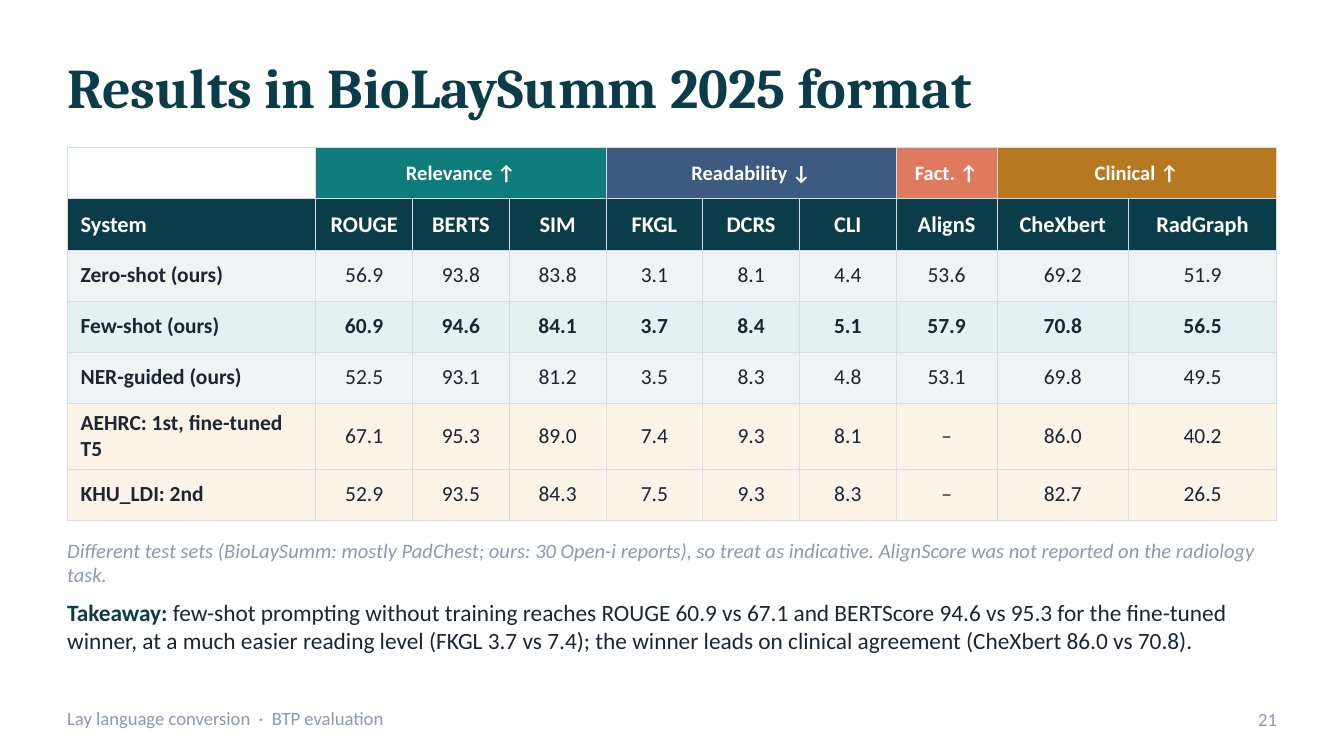
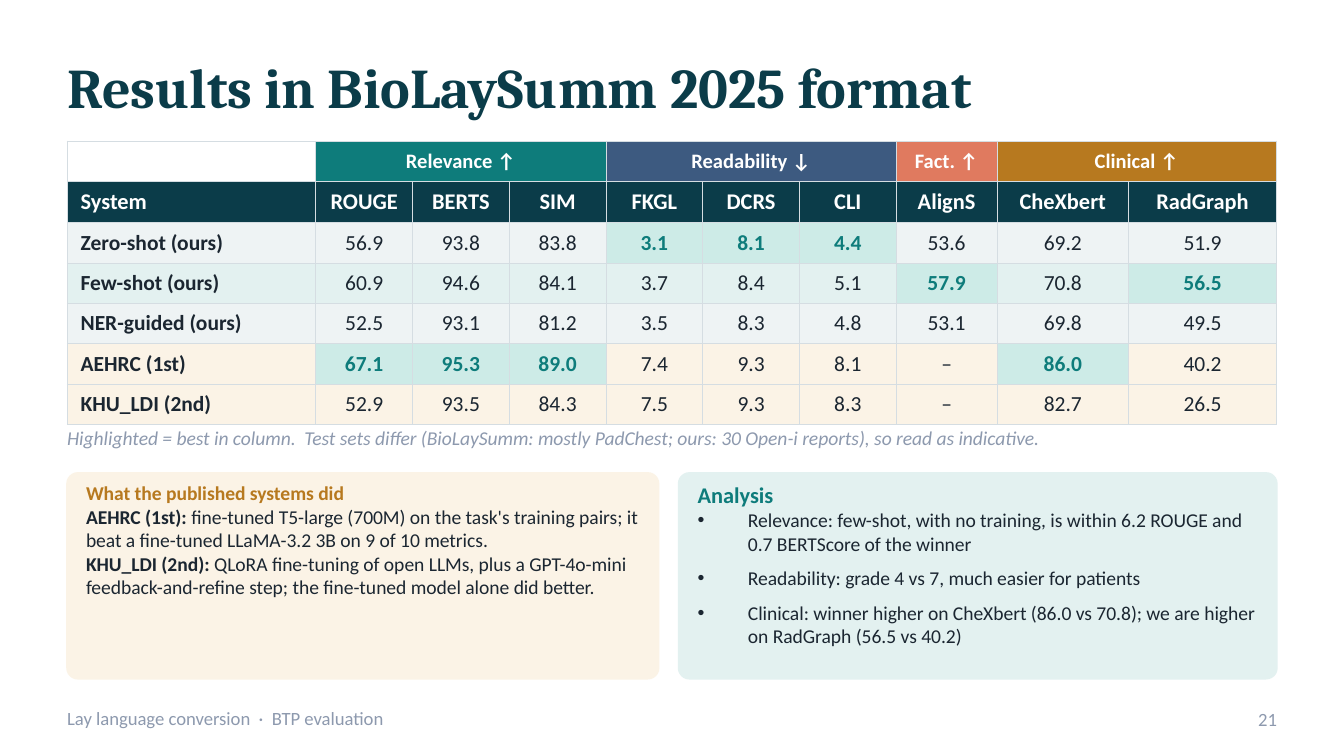
Before and after one commit to bibesgotthevibes/btp-Project, a slide deck: slide 21 of docs/BTP_Lay_Language_Conversion_Evaluation.pptx. Drawn at 1344x756 pixels with LibreOffice and Linux fonts; fonts in the diff are those of the drawing. Boxes give left, top, right and bottom in pixels: in the first picture for what was removed or moved away, otherwise in the second. Text is boxed around its words. In the diff, an @@ line names an element or a change of style, - is before the commit and + after.

```diff
--- a/docs/BTP_Lay_Language_Conversion_Evaluation.pptx
+++ b/docs/BTP_Lay_Language_Conversion_Evaluation.pptx
@@ table at <box>67,141,1277,418</box> @@
-row 6, column 1: AEHRC: 1st, fine-tuned T5
+row 6, column 1: AEHRC (1st)
-row 7, column 1: KHU_LDI: 2nd
+row 7, column 1: KHU_LDI (2nd)
@@ fill #EEF3F4 to #CDEBE7 in 3 cells @@
@@ fill #E3F1F0 to #CDEBE7 in 2 cells @@
@@ fill #FBF3E6 to #CDEBE7 in 4 cells @@
@@ text colour #1B2631 to #0E7C7B in "3.1", "8.1", "4.4", "57.9" and 5 more places @@
@@ bold on in "3.1", "8.1", "4.4", "67.1" and 3 more places @@
@@ bold off in "60.9", "94.6", "84.1", "3.7" and 3 more places @@
@@ table: place and size @@
-table at <box>67,148,1277,508</box>
+table at <box>67,141,1277,418</box>
@@ text at <box>67,431,1040,448</box>: text changed; size 11 to 10.5 pt @@
-Different test sets (BioLaySumm: mostly PadChest; ours: 30 Open-i reports), so treat as indicative. AlignScore was not reported on the radiology task.
+Highlighted = best in column. Test sets differ (BioLaySumm: mostly PadChest; ours: 30 Open-i reports), so read as indicative.
@@ rounded rectangle added at <box>67,473,659,679</box>, fill #FBF3E6, outline #FBF3E6 1 pt @@
@@ rounded rectangle added at <box>679,473,1277,679</box>, fill #E3F1F0, outline #E3F1F0 1 pt @@
@@ text added at <box>86,486,638,597</box>, 10.5 pt, text #1B2631 @@
+What the published systems did
+AEHRC (1st): fine-tuned T5-large (700M) on the task's training pairs; it beat a fine-tuned LLaMA-3.2 3B on 9 of 10 metrics.
+KHU_LDI (2nd): QLoRA fine-tuning of open LLMs, plus a GPT-4o-mini feedback-and-refine step; the fine-tuned model alone did better.
@@ text added at <box>698,487,1255,646</box>, 10.5 pt, text #1B2631 @@
+Analysis
+• Relevance: few-shot, with no training, is within 6.2 ROUGE and 0.7 BERTScore of the winner
+• Readability: grade 4 vs 7, much easier for patients
+• Clinical: winner higher on CheXbert (86.0 vs 70.8); we are higher on RadGraph (56.5 vs 40.2)
@@ text removed at <box>67,604,1226,653</box> @@
-Takeaway: few-shot prompting without training reaches ROUGE 60.9 vs 67.1 and BERTScore 94.6 vs 95.3 for the fine-tuned winner, at a much easier reading level (FKGL 3.7 vs 7.4); the winner leads on clinical agreement (CheXbert 86.0 vs 70.8).
```
Also in this commit, not shown: 9 other slides changed.
